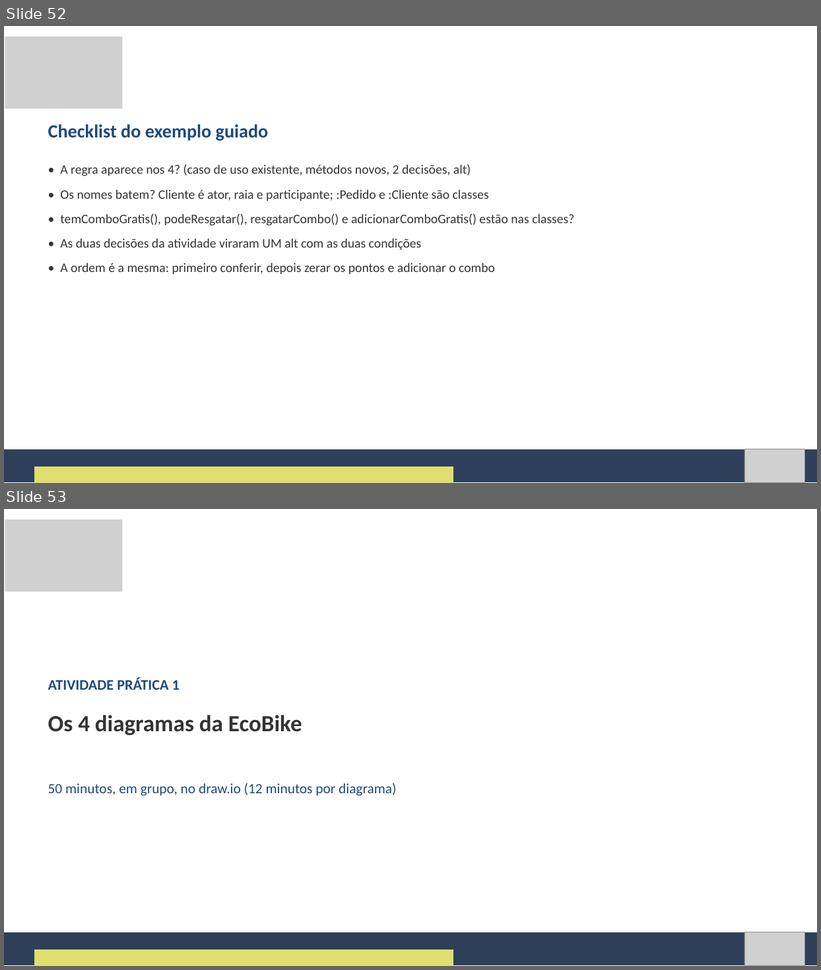
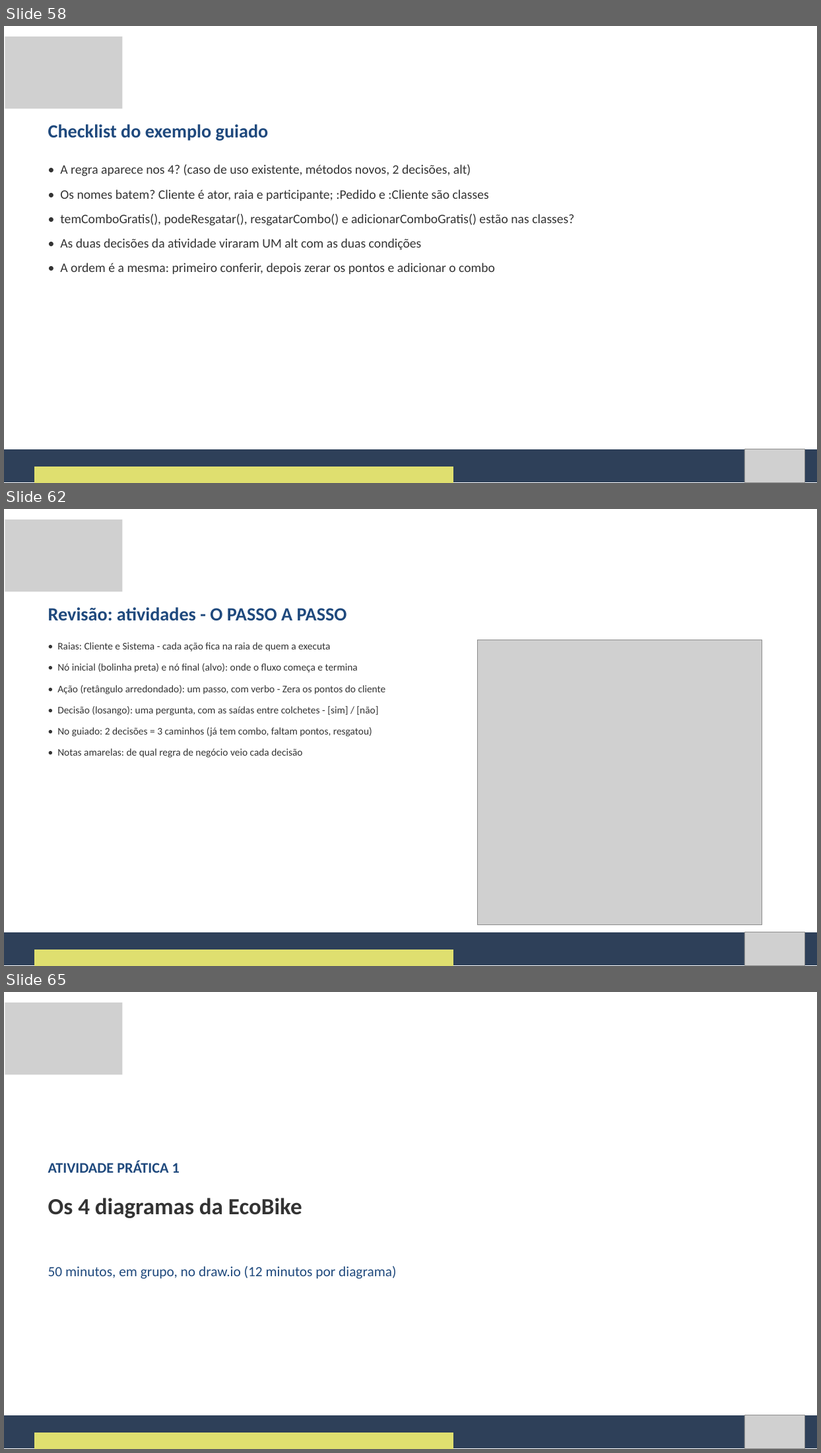
Before and after one commit to Natan20/Curso-Modelagem-De-Sistemas-Material, a slide deck: Aula 09 - 15-10-2026/Aula 9 - Slides.pptx. Shown one above the other, each under a label of ours: slides 52 and 53 before the commit, slides 58, 62 and 65 after it; the slides between them are not shown. The pictures are 821x970 and 821x1453 pixels, drawn with LibreOffice and Linux fonts; fonts in the diff are those of the drawing; grey boxes stand for pictures. Boxes give left, top, right and bottom in pixels: in the first picture for what was removed or moved away, otherwise in the second. Text is boxed around its words. In the diff, an @@ line names an element or a change of style, - is before the commit and + after.

```diff
--- a/Aula 09 - 15-10-2026/Aula 9 - Slides.pptx
+++ b/Aula 09 - 15-10-2026/Aula 9 - Slides.pptx
@@ slide 62 added at [4, 509, 817, 966], background #FFFFFF @@
@@ picture added at [5, 520, 122, 592] @@
@@ text added at [48, 607, 347, 621], 33 pt, text #1F497D, bold @@
+Revisão: atividades - O PASSO A PASSO
@@ text added at [57, 642, 386, 758], 18 pt, text #333333 @@
+• Raias: Cliente e Sistema - cada ação fica na raia de quem a executa
+• Nó inicial (bolinha preta) e nó final (alvo): onde o fluxo começa e termina
+• Ação (retângulo arredondado): um passo, com verbo - Zera os pontos do cliente
+• Decisão (losango): uma pergunta, com as saídas entre colchetes - [sim] / [não]
+• No guiado: 2 decisões = 3 caminhos (já tem combo, faltam pontos, resgatou)
+• Notas amarelas: de qual regra de negócio veio cada decisão
@@ picture added at [478, 640, 762, 925] @@
@@ freeform shape added at [4, 933, 817, 966], fill #2E4059 @@
@@ picture added at [745, 932, 805, 966] @@
@@ freeform shape added at [34, 950, 453, 966], fill #DFDF6F @@
@@ what was slide 52 is now slide 58 @@
@@ what was slide 53 is now slide 65 @@
```
Also in this commit, not shown: 13 slides changed, 12 other slides added, 25 slides removed, 2 other files.
